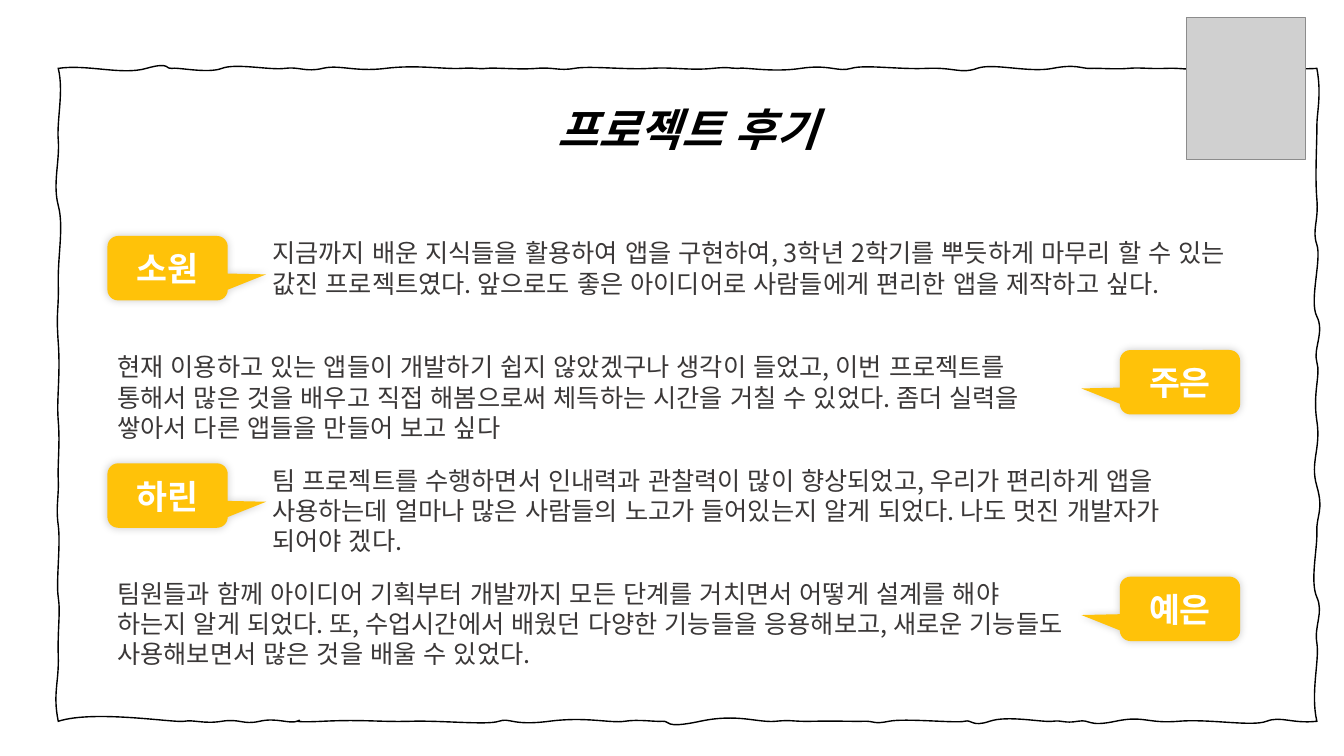
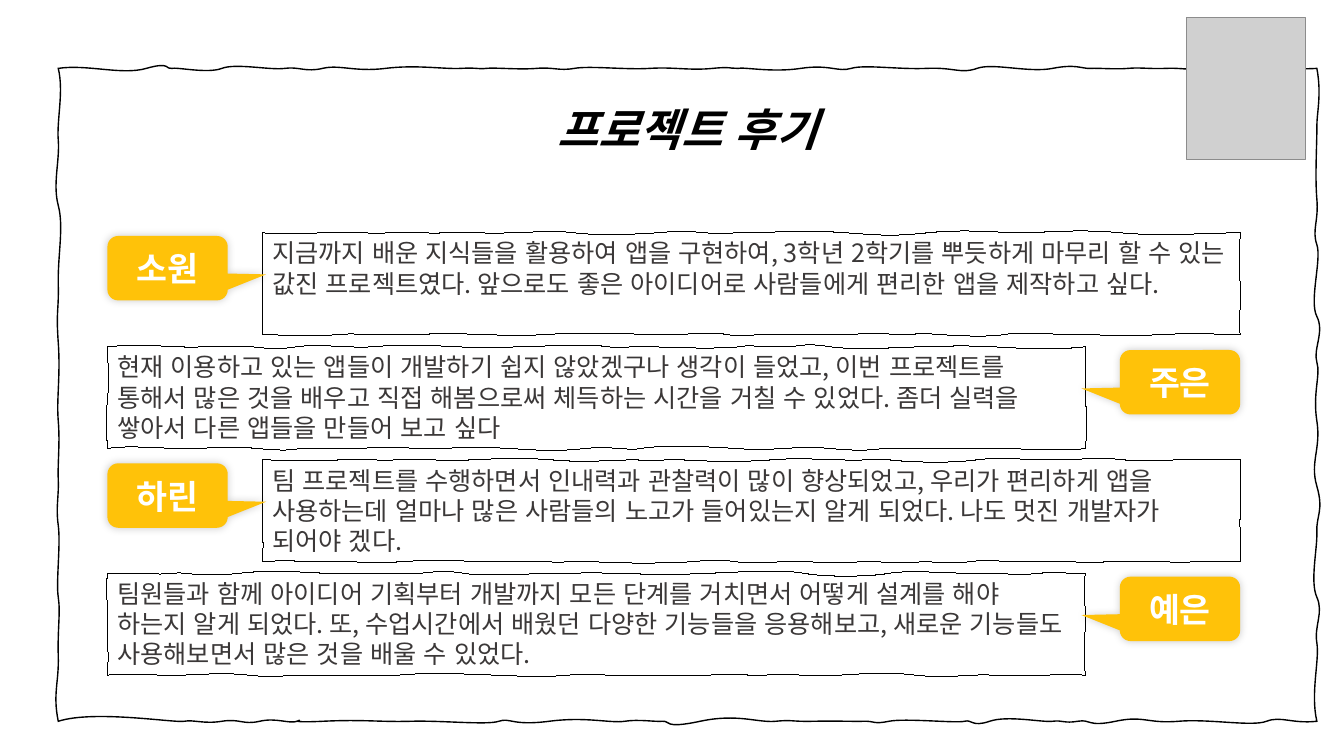
Before and after one commit to joooeunkim/Harmonize, a slide deck: slide 11 of 모두의쿠폰_하모니즈.pptx (slide 13 before the commit). Drawn at 1344x756 pixels with LibreOffice and Linux fonts; fonts in the diff are those of the drawing; grey boxes stand for pictures. Boxes give left, top, right and bottom in pixels: in the first picture for what was removed or moved away, otherwise in the second. Text is boxed around its words. In the diff, an @@ line names an element or a change of style, - is before the commit and + after.

```diff
--- a/모두의쿠폰_하모니즈.pptx
+++ b/모두의쿠폰_하모니즈.pptx
@@ freeform shape added at box(262, 233, 1240, 335), outline #000000 0.75 pt, 18 pt, text #3B3838 @@
+지금까지 배운 지식들을 활용하여 앱을 구현하여, 3학년 2학기를 뿌듯하게 마무리 할 수 있는 값진 프로젝트였다. 앞으로도 좋은 아이디어로 사람들에게 편리한 앱을 제작하고 싶다.
@@ freeform shape added at box(108, 347, 1086, 449), outline #000000 0.75 pt, 18 pt, text #3B3838 @@
+현재 이용하고 있는 앱들이 개발하기 쉽지 않았겠구나 생각이 들었고, 이번 프로젝트를 통해서 많은 것을 배우고 직접 해봄으로써 체득하는 시간을 거칠 수 있었다. 좀더 실력을 쌓아서 다른 앱들을 만들어 보고 싶다
@@ freeform shape added at box(262, 460, 1240, 562), outline #000000 0.75 pt, 18 pt, text #3B3838 @@
+팀 프로젝트를 수행하면서 인내력과 관찰력이 많이 향상되었고, 우리가 편리하게 앱을 사용하는데 얼마나 많은 사람들의 노고가 들어있는지 알게 되었다. 나도 멋진 개발자가 되어야 겠다.
@@ freeform shape added at box(108, 574, 1086, 676), outline #000000 0.75 pt, 18 pt, text #3B3838 @@
+팀원들과 함께 아이디어 기획부터 개발까지 모든 단계를 거치면서 어떻게 설계를 해야 하는지 알게 되었다. 또, 수업시간에서 배웠던 다양한 기능들을 응용해보고, 새로운 기능들도 사용해보면서 많은 것을 배울 수 있었다.
```
Also in this commit, not shown: 8 other slides changed, 2 slides removed, 1 other file.
